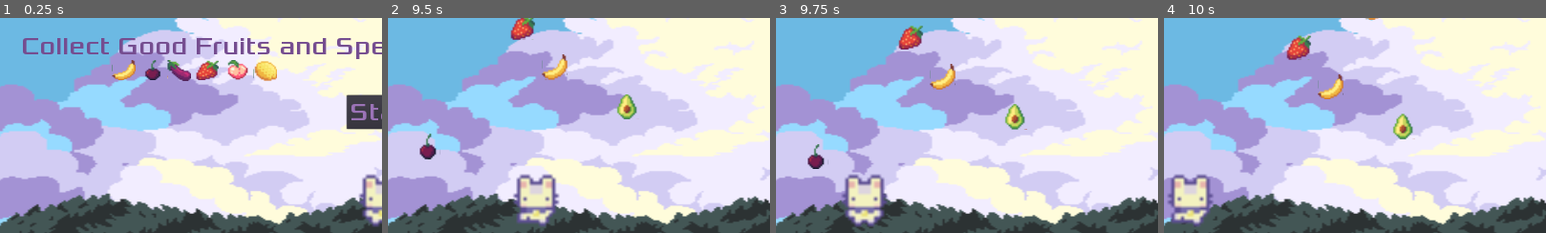
Above: before the commit, frames 1-4 (left to right).
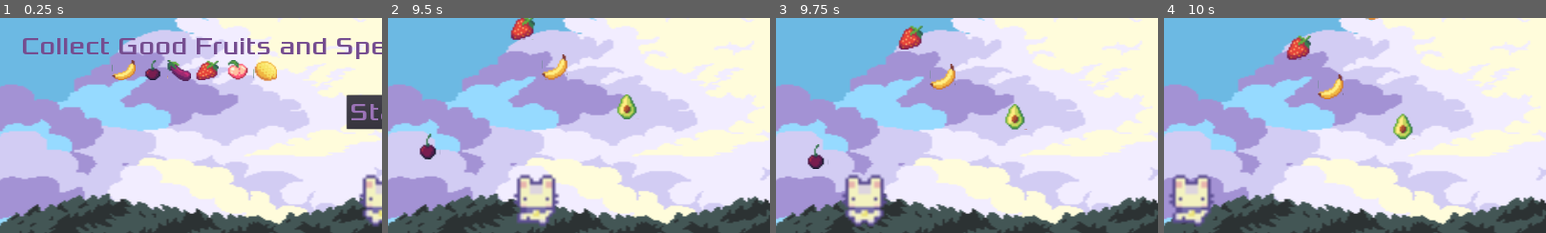
Above: after the commit, the same moments.

Repository: ColinKYuen/BQ-Game-Jam
Game: Godot game, scene res://Scenes/Main.tscn
Same seed, same stepped clock (60 frames per second), same inputs: the game is played once before the commit and once after it.
Inputs:
- Up to frame 1 (0.25 s): no input
- Up to frame 2 (9.5 s): click "Start" at 0.5 s; tap Enter at 1.25 s; hold D (move_right) 1.28-2.03 s; hold Left (move_left) 2.03-2.78 s; hold D (move_right) 2.78-4.28 s; hold Left (move_left) 4.28-6.53 s; hold D (move_right) 6.53-8.78 s; hold Left (move_left) from 8.78 s (still down)
- Up to frame 3 (9.75 s): keep holding Left (move_left)
- Up to frame 4 (10 s): keep holding Left (move_left)
The pictures show only the part of the screen within x 0-50%, y 44-94%; the shares and areas given below are measured in that part.

Frames 1-3 are identical in both runs. In frame 4, 0.6% of the frame differs, in the area x 1-13%, y 72-97%.

Commit message:
Fix special pickup sound

Diff:
--- a/Scenes/GoodFruit.tscn
+++ b/Scenes/GoodFruit.tscn
@@ -7,39 +7,33 @@
 [sub_resource type="RectangleShape2D" id=1]
 extents = Vector2( 6, 24 )
 
-[sub_resource type="AtlasTexture" id=2]
-flags = 4
+[sub_resource type="AtlasTexture" id=9]
 atlas = ExtResource( 2 )
 region = Rect2( 112, 0, 16, 16 )
 
-[sub_resource type="AtlasTexture" id=3]
-flags = 4
+[sub_resource type="AtlasTexture" id=10]
 atlas = ExtResource( 2 )
 region = Rect2( 192, 0, 16, 16 )
 
-[sub_resource type="AtlasTexture" id=4]
-flags = 4
+[sub_resource type="AtlasTexture" id=11]
 atlas = ExtResource( 2 )
 region = Rect2( 240, 0, 16, 16 )
 
-[sub_resource type="AtlasTexture" id=5]
-flags = 4
+[sub_resource type="AtlasTexture" id=12]
 atlas = ExtResource( 2 )
 region = Rect2( 288, 0, 16, 16 )
 
-[sub_resource type="AtlasTexture" id=6]
-flags = 4
+[sub_resource type="AtlasTexture" id=13]
 atlas = ExtResource( 2 )
 region = Rect2( 400, 0, 16, 16 )
 
-[sub_resource type="AtlasTexture" id=7]
-flags = 4
+[sub_resource type="AtlasTexture" id=14]
 atlas = ExtResource( 2 )
 region = Rect2( 432, 0, 16, 16 )
 
 [sub_resource type="SpriteFrames" id=8]
 animations = [ {
-"frames": [ SubResource( 2 ), SubResource( 3 ), SubResource( 4 ), SubResource( 5 ), SubResource( 6 ), SubResource( 7 ) ],
+"frames": [ SubResource( 9 ), SubResource( 10 ), SubResource( 11 ), SubResource( 12 ), SubResource( 13 ), SubResource( 14 ) ],
 "loop": true,
 "name": "default",
 "speed": 5.0
--- a/Scenes/HUD.tscn
+++ b/Scenes/HUD.tscn
@@ -191,14 +191,14 @@
 
 [node name="HitBadFruit" type="AudioStreamPlayer" parent="."]
 stream = ExtResource( 5 )
-volume_db = -11.762
+volume_db = -12.0
 
 [node name="HitGoodFruit" type="AudioStreamPlayer" parent="."]
 stream = ExtResource( 7 )
 
 [node name="HitSpecialFruit" type="AudioStreamPlayer" parent="."]
 stream = ExtResource( 6 )
-volume_db = -15.0
+volume_db = 10.0
 
 [connection signal="pressed" from="StartButton" to="." method="_on_StartButton_pressed"]
 [connection signal="timeout" from="MessageTimer" to="." method="_on_MessageTimer_timeout"]
--- a/Scripts/HUD.gd
+++ b/Scripts/HUD.gd
@@ -6,6 +6,7 @@
 var highscore:int = 0
 var score:int = 0
 var lives:int = 3
+var collected_special:bool = false
 
 # Called when the node enters the scene tree for the first time.
 func _ready():
@@ -67,14 +68,18 @@
 			$Life1.set_frame(0)
 		2:
 			$Life2.set_frame(0)
+	collected_special = true
 	_on_HUD_fruit_collected()
 
 func _on_HUD_fruit_collected():
-	$HitGoodFruit.stream.loop = false
-	$HitGoodFruit.play()
-	print("current score: " + str(int($Score.text) + 1))
-	$Score.text = str(int($Score.text) + 1)
-	score = int($Score.text) + 1
+	if collected_special:
+		collected_special = false
+	else:
+		$HitGoodFruit.stream.loop = false
+		$HitGoodFruit.play()
+	score += 1
+	$Score.text = str(score)
+	print("current score: " + str(score))
 	if score > highscore:
 		highscore = score
 
